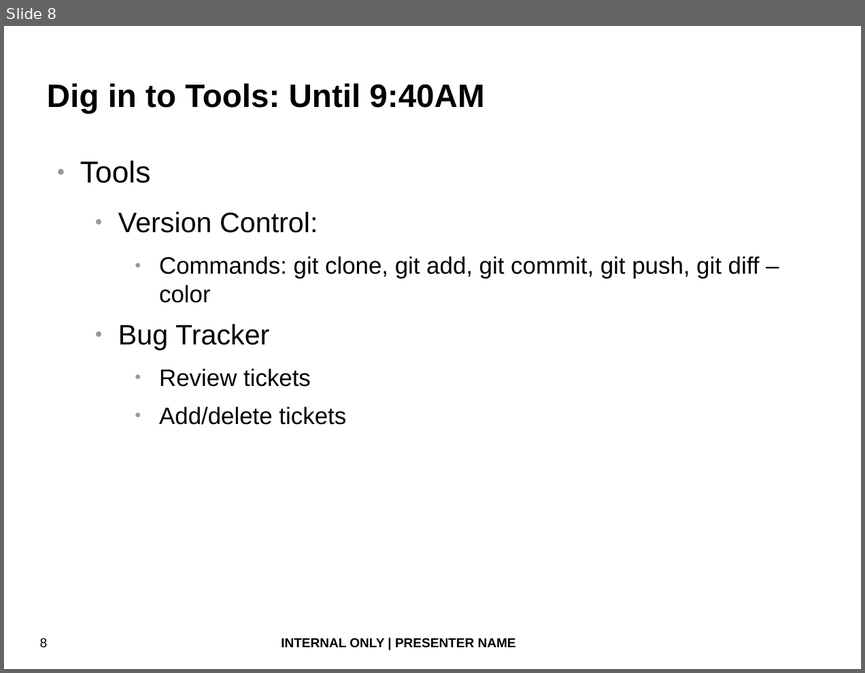
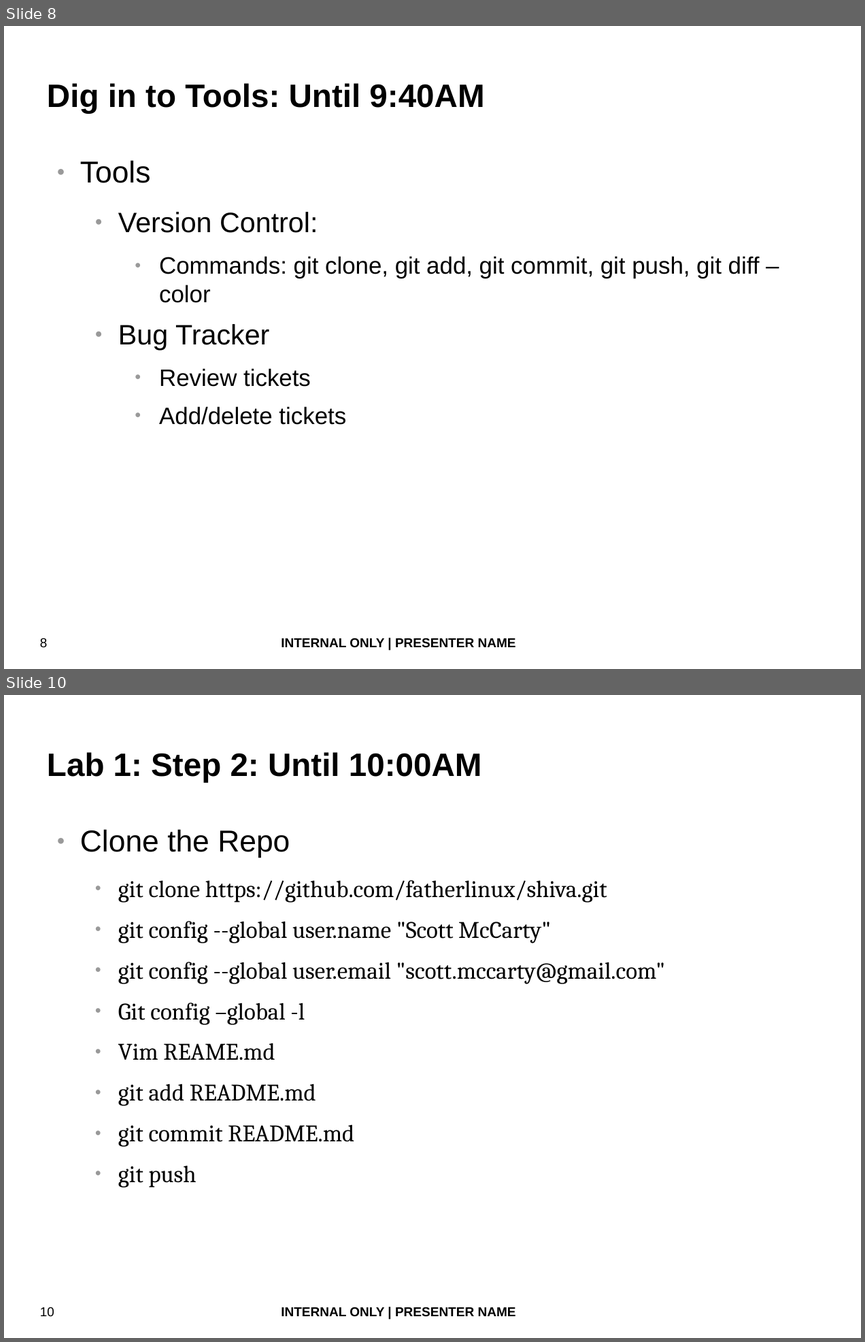
Before and after one commit to fatherlinux/shiva, a slide deck: bash_devops.odp. Shown one above the other, each under a label of ours: slide 8 before the commit, slides 8 and 10 after it; the slides between them are not shown. The pictures are 865x673 and 865x1342 pixels, drawn with LibreOffice and Linux fonts; fonts in the diff are those of the drawing; background and template pictures are left out. Boxes give left, top, right and bottom in pixels: in the first picture for what was removed or moved away, otherwise in the second. Text is boxed around its words. In the diff, an @@ line names an element or a change of style, - is before the commit and + after.

```diff
--- a/bash_devops.odp
+++ b/bash_devops.odp
@@ slide 10 added at (4, 695, 861, 1338), background #FFFFFF; not listed: 2 template elements that a slide beside it also shows @@
@@ title added at (47, 752, 482, 782), 30 pt, text #000000, bold @@
+Lab 1: Step 2: Until 10:00AM
@@ text added at (80, 829, 665, 1187), 22 pt, text #000000 @@
+● Clone the Repo
+  ● git clone https://github.com/fatherlinux/shiva.git
+  ● git config --global user.name "Scott McCarty"
+  ● git config --global user.email "scott.mccarty@gmail.com"
+  ● Git config –global -l
+  ● Vim REAME.md
+  ● git add README.md
+  ● git commit README.md
+  ● git push
```
Also in this commit, not shown: 4 slides changed, 13 other slides added, 1 slide removed.
